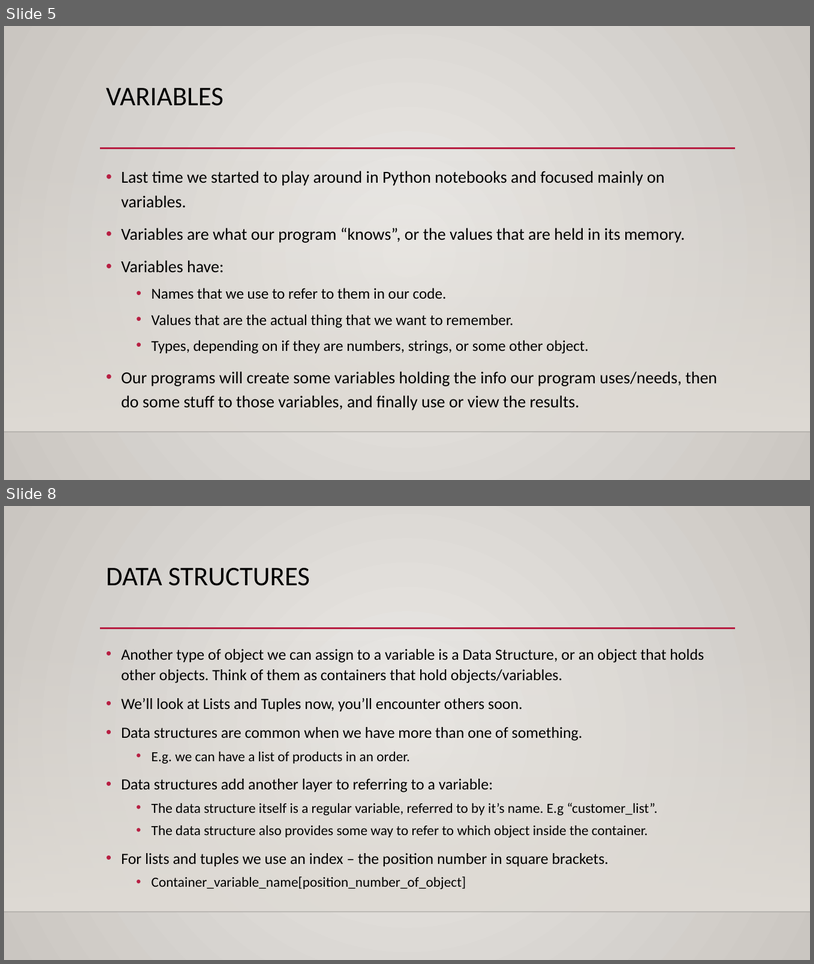
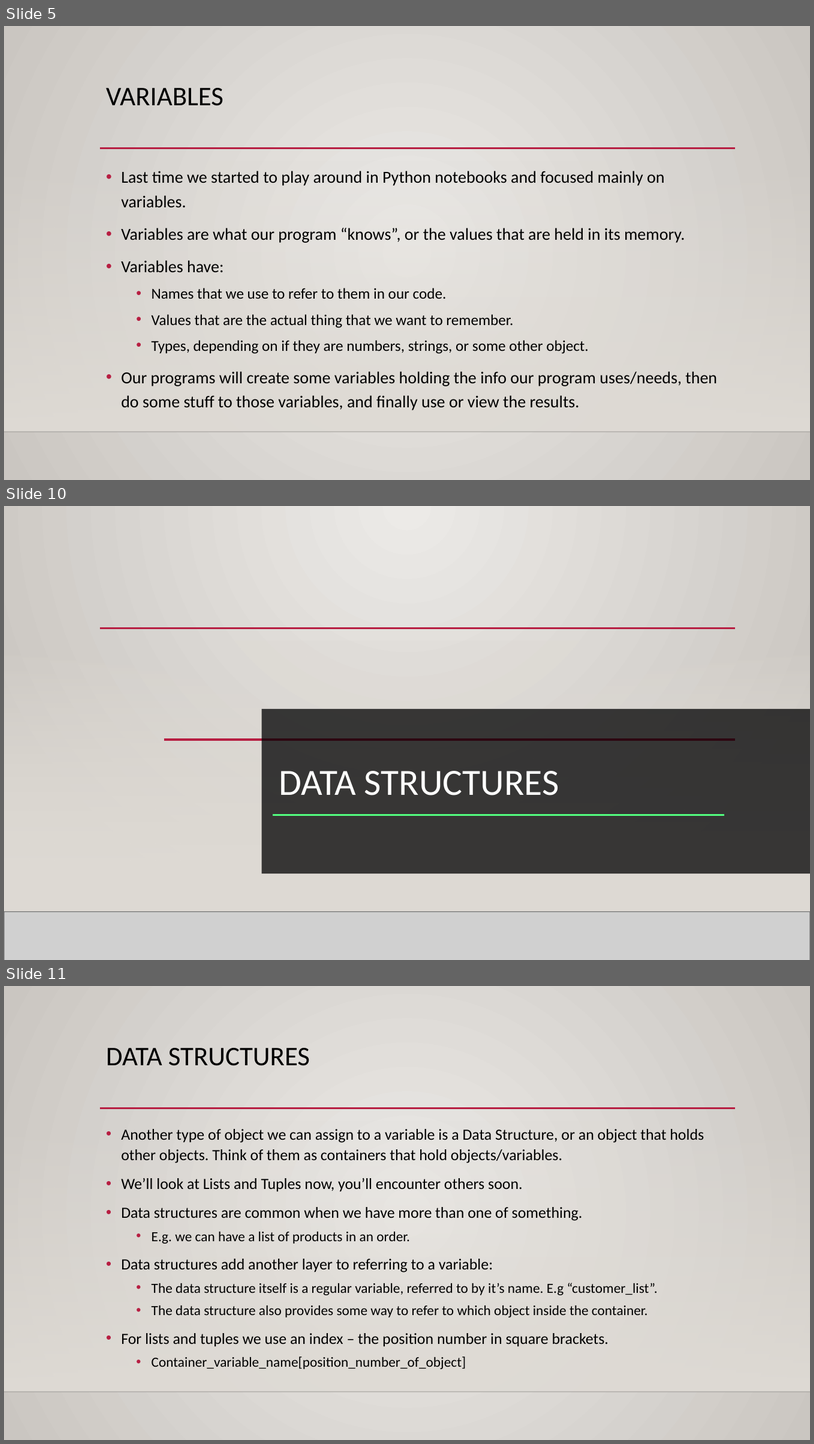
Before and after one commit to AkeemSemperDataScience/Programming_Basics_for_Machine_Learning_Students, a slide deck: reference_material/slides/002_vars_and_control.pptx. Shown one above the other, each under a label of ours: slides 5 and 8 before the commit, slides 5, 10 and 11 after it; the slides between them are not shown. The pictures are 814x964 and 814x1444 pixels, drawn with LibreOffice and Linux fonts; fonts in the diff are those of the drawing; grey boxes stand for pictures; background and template pictures are left out. Boxes give left, top, right and bottom in pixels: in the first picture for what was removed or moved away, otherwise in the second. Text is boxed around its words. In the diff, an @@ line names an element or a change of style, - is before the commit and + after.

```diff
--- a/reference_material/slides/002_vars_and_control.pptx
+++ b/reference_material/slides/002_vars_and_control.pptx
@@ slide 10 added at [4, 506, 810, 960], background picture (left out); not listed: 3 template elements that a slide beside it also shows @@
@@ rectangle added at [4, 640, 810, 912], fill gradient #DFDBD5 @@
@@ rectangle added at [262, 709, 810, 873], fill #000001 at 75% opacity @@
@@ line added from (164, 739) to (735, 739), #B71E42 2.5 pt @@
@@ title added at [279, 771, 560, 795], 44 pt, text #FFFFFE @@
+DATA STRUCTURES
@@ line added from (273, 814) to (725, 814), #53FF7F 2.5 pt @@
@@ picture added at [4, 912, 810, 960] @@
@@ line added from (4, 912) to (810, 912), #000001 1 pt @@
@@ what was slide 8 is now slide 11 @@
```
Also in this commit, not shown: 5 slides changed, 10 other slides added, 1 slide removed, 1 other file.
